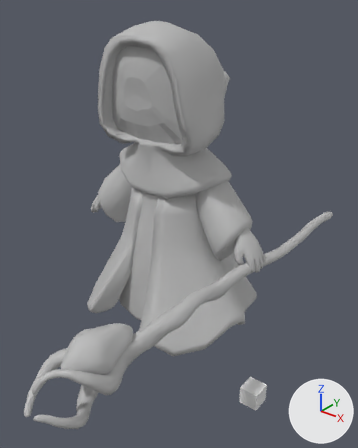
An edit to the Blender file WorkingFiles/Mage/ANIMS_Mage.blend, drawn before and after from the same camera.
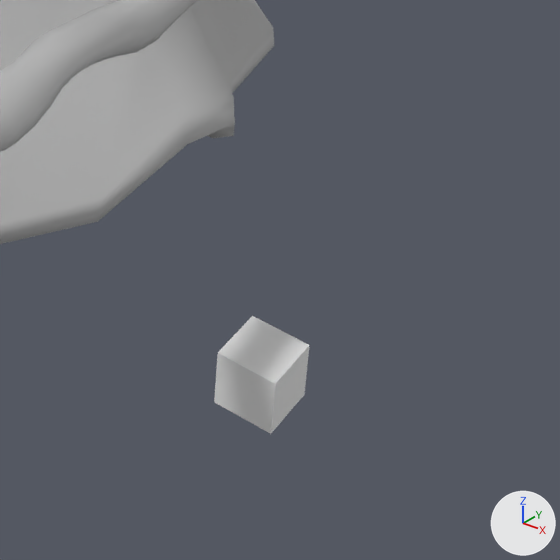
Each version appears first whole from a 50 mm camera at (1.2, -1.464, 1.413) aimed at (0.153, -0.155, 0.602), and next in a close-up on the part from 49% to 95% of the width and 64% to 100% of the height. Arrows for +X, +Y and +Z are at lower right; the lights stay in place.

In view in the first close-up: 'Cube', 'MageCharacter.001', 'Wizard_Staff_low'.
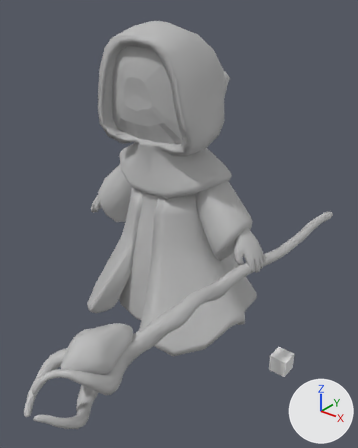
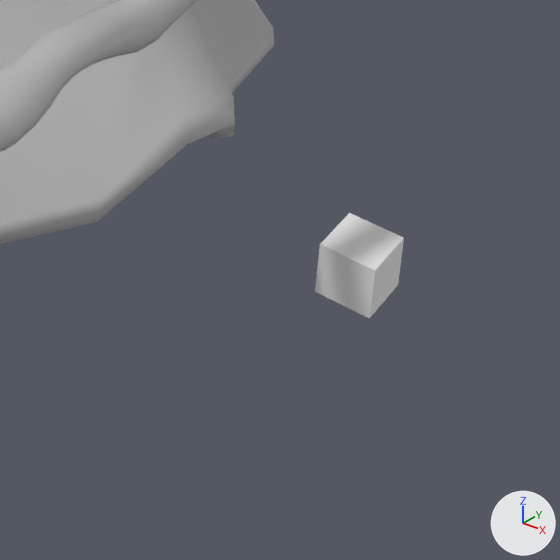
Where the change shows, as pixel boxes [x1, y1, x2, y2] in the close-ups (560 x 560 px):
'Cube', moved: before [214, 316, 310, 434]; after [315, 213, 404, 318]

Diff of the bpy script that builds the scene:
```diff
--- a/WorkingFiles/Mage/ANIMS_Mage.blend.py
+++ b/WorkingFiles/Mage/ANIMS_Mage.blend.py
@@ ob_cube @@
 ob_cube = bpy.data.objects.new('Cube', me_cube)
-ob_cube.location = (0.522, -0.16, -0.011)
+ob_cube.location = (0.522, 0.069, -0.011)
 ob_cube.scale = (0.037, 0.037, 0.037)
```
